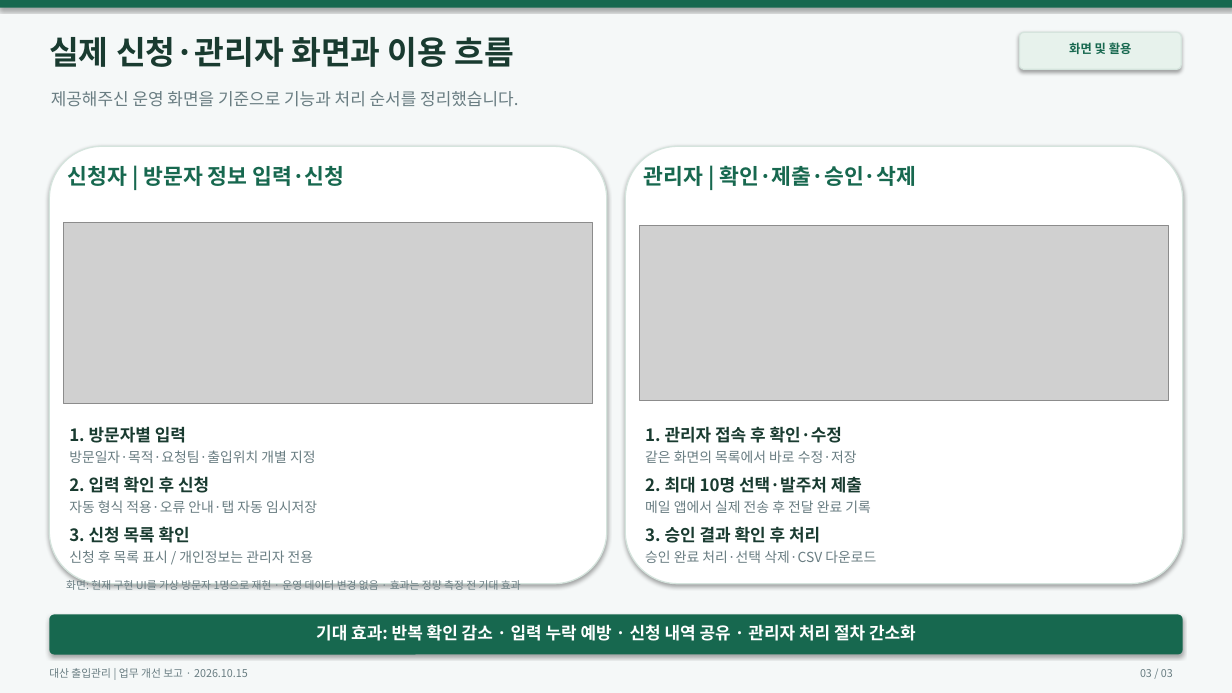
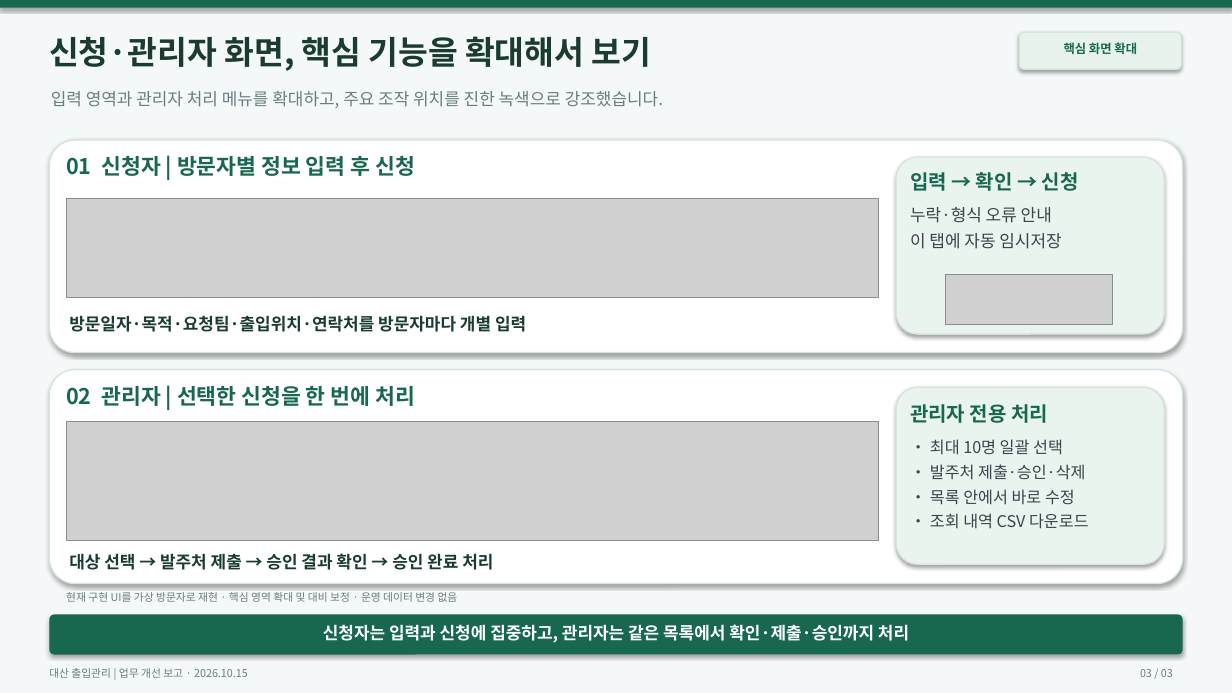
Before and after one commit to sskim4912/permit, a slide deck: slide 3 of preview/reports/permit/report.pptx. Drawn at 1232x693 pixels with LibreOffice and Linux fonts; fonts in the diff are those of the drawing; grey boxes stand for pictures. Boxes give left, top, right and bottom in pixels: in the first picture for what was removed or moved away, otherwise in the second. Text is boxed around its words. In the diff, an @@ line names an element or a change of style, - is before the commit and + after.

```diff
--- a/preview/reports/permit/report.pptx
+++ b/preview/reports/permit/report.pptx
@@ text at (49, 36, 652, 71): text changed @@
-실제 신청·관리자 화면과 이용 흐름
+신청·관리자 화면, 핵심 기능을 확대해서 보기
@@ text at (1064, 42, 1137, 54): text changed @@
-화면 및 활용
+핵심 화면 확대
@@ text at (51, 91, 663, 108): text changed @@
-제공해주신 운영 화면을 기준으로 기능과 처리 순서를 정리했습니다.
+입력 영역과 관리자 처리 메뉴를 확대하고, 주요 조작 위치를 진한 녹색으로 강조했습니다.
@@ rounded rectangle: place and size @@
-rounded rectangle at (49, 146, 606, 583)
+rounded rectangle at (49, 140, 1183, 353)
@@ rounded rectangle removed at (626, 146, 1183, 583) @@
@@ text at (66, 156, 415, 176): text changed @@
-신청자 | 방문자 정보 입력·신청
+01 신청자 | 방문자별 정보 입력 후 신청
@@ text removed at (644, 165, 916, 186) @@
-관리자 | 확인·제출·승인·삭제
@@ rounded rectangle added at (897, 157, 1165, 335), fill #EAF4EE, outline #D5E4DD 1 pt @@
@@ text at (910, 172, 1079, 191): text changed; size 13.2 to 15.6 pt; text colour #193B30 to #17684F @@
-2. 입력 확인 후 신청
+입력 → 확인 → 신청
@@ picture added at (67, 198, 878, 298) @@
@@ text at (910, 207, 1061, 249): text changed; size 10.8 to 13.2 pt; text colour #697D82 to #35464C @@
-자동 형식 적용·오류 안내·탭 자동 임시저장
+누락·형식 오류 안내
+이 탭에 자동 임시저장
@@ picture removed at (63, 222, 592, 404) @@
@@ picture removed at (640, 226, 1169, 400) @@
@@ picture added at (946, 274, 1114, 324) @@
@@ text at (69, 315, 526, 332): text changed; size 10.8 to 13.2 pt; text colour #697D82 to #193B30; bold on @@
-방문일자·목적·요청팀·출입위치 개별 지정
+방문일자·목적·요청팀·출입위치·연락처를 방문자마다 개별 입력
@@ rounded rectangle added at (49, 370, 1183, 584), fill #FFFFFF, outline #D5E4DD 1 pt @@
@@ text added at (66, 386, 415, 406), 16.8 pt, text #17684F, bold @@
+02 관리자 | 선택한 신청을 한 번에 처리
@@ rounded rectangle added at (897, 387, 1165, 565), fill #EAF4EE, outline #D5E4DD 1 pt @@
@@ text added at (910, 404, 1048, 423), 15.6 pt, text #17684F, bold @@
+관리자 전용 처리
@@ picture added at (67, 421, 878, 541) @@
@@ text removed at (69, 426, 186, 443) @@
-1. 방문자별 입력
@@ text removed at (645, 426, 842, 443) @@
-1. 관리자 접속 후 확인·수정
@@ text at (930, 439, 1089, 529): text changed; size 13.2 to 12.6 pt; text colour #193B30 to #35464C; bold off @@
-2. 최대 10명 선택·발주처 제출
+• 최대 10명 일괄 선택
+• 발주처 제출·승인·삭제
+• 목록 안에서 바로 수정
+• 조회 내역 CSV 다운로드
@@ text removed at (645, 450, 857, 463) @@
-같은 화면의 목록에서 바로 수정·저장
@@ text removed at (645, 500, 871, 513) @@
-메일 앱에서 실제 전송 후 전달 완료 기록
@@ text removed at (69, 526, 190, 543) @@
-3. 신청 목록 확인
@@ text removed at (645, 526, 820, 543) @@
-3. 승인 결과 확인 후 처리
@@ text at (69, 553, 493, 570): text changed; size 10.8 to 13.2 pt; text colour #697D82 to #193B30; bold on @@
-신청 후 목록 표시 / 개인정보는 관리자 전용
+대상 선택 → 발주처 제출 → 승인 결과 확인 → 승인 완료 처리
@@ text removed at (645, 550, 876, 563) @@
-승인 완료 처리·선택 삭제·CSV 다운로드
@@ text at (66, 592, 458, 602): text changed @@
-화면: 현재 구현 UI를 가상 방문자 1명으로 재현 · 운영 데이터 변경 없음 · 효과는 정량 측정 전 기대 효과
+현재 구현 UI를 가상 방문자로 재현 · 핵심 영역 확대 및 대비 보정 · 운영 데이터 변경 없음
@@ text at (323, 624, 909, 643): text changed @@
-기대 효과: 반복 확인 감소 · 입력 누락 예방 · 신청 내역 공유 · 관리자 처리 절차 간소화
+신청자는 입력과 신청에 집중하고, 관리자는 같은 목록에서 확인·제출·승인까지 처리
```
Also in this commit, not shown: 3 other files.
